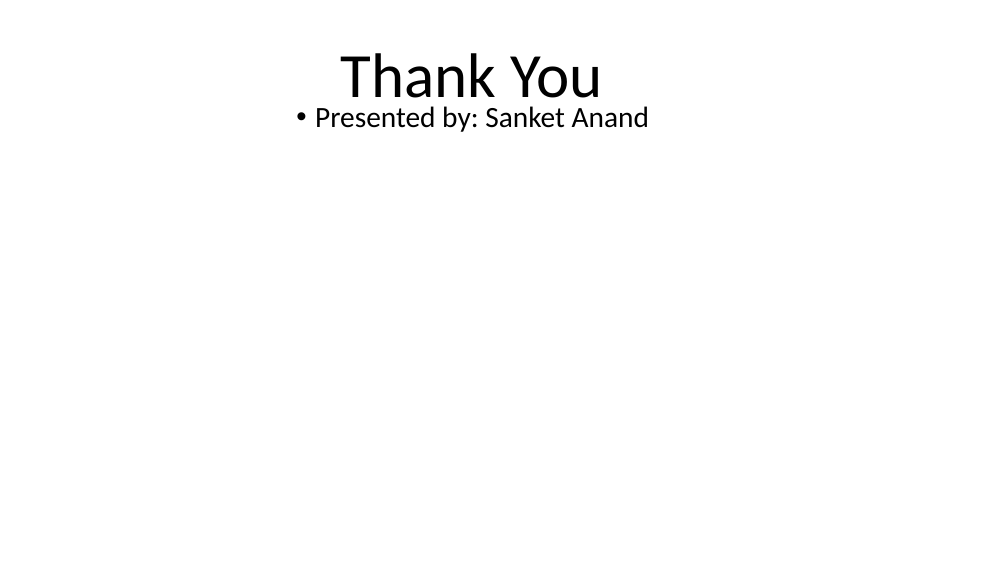
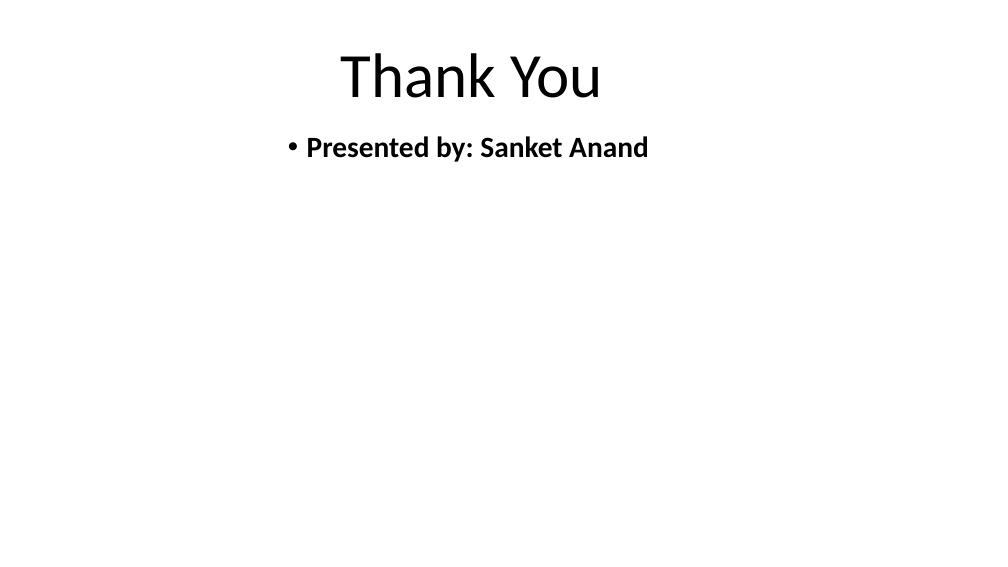
Before and after one commit to Sanket2102/Supply-Chain-Management, a slide deck: slide 27 of Supply Chain Management Presentation.pptx. Drawn at 1008x567 pixels with LibreOffice and Linux fonts; fonts in the diff are those of the drawing; background and template pictures are left out. Boxes give left, top, right and bottom in pixels: in the first picture for what was removed or moved away, otherwise in the second. Text is boxed around its words. In the diff, an @@ line names an element or a change of style, - is before the commit and + after.

```diff
--- a/Supply Chain Management Presentation.pptx
+++ b/Supply Chain Management Presentation.pptx
@@ text "Presented by: Sanket Anand": place and size @@
-text "Presented by: Sanket Anand" at (315,106,649,132)
+text "Presented by: Sanket Anand" at (307,136,649,162)
@@ text "Presented by: Sanket Anand" at (307,136,649,162): bold on @@
```
Also in this commit, not shown: 1 other slide changed, 28 slides added.
